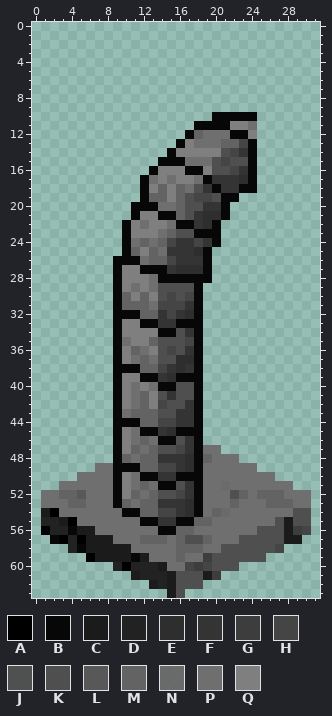
One commit to this pixel-art sprite: robbot-art/door_open_v_l.png. Above is the file before it was changed.
The file is 64x128 pixels, drawn in blocks of 2x2; one block is one cell here. Colours within 5 levels of each other are drawn and written as one.
Palette (. is transparent): A #000000  B #070707  C #1b1b1b  D #222222  E #2f2e2e  F #343434  G #3d3d3d  H #454545  J #4a4a4aef  K #4f4f4f  L #585858  M #636363  N #656565ec  P #6f6f6f  Q #7f7f7f
Pixels before, first column x 1:
10 ...................BBBBB......
11 .................BBBBQQP......
12 ................BMPPPBBQ......
13 ...............BQPPPMMHB......
14 ..............BQQQQQKHFB......
15 .............BBBPPPKHKKB......
16 ............BQQQBBQKKHFB......
17 ...........BPQPQQPBFFFEB......
18 ...........BQMQMPKFBFFBB......
19 ...........BMMQMKHHKBB........
20 ..........BBBPPMKKFFB.........
21 ..........BQQBBMKFEEB.........
22 .........BQPQQPBBFEB..........
23 .........BQQQPMKKBBB..........
24 .........BPMPMHFFHFB..........
25 .........BMQMPFFFEB...........
26 ........BBBPMMHFFFB...........
27 ........BQQBBBFEEEB...........
28 ........BQQQPBBBBBB...........
29 ........BQPQPKKKKB............
30 ........BMQMQKHKHB............
31 ........BMMMPHHHFB............
32 ........BBBMMFHFEB............
33 ........BQQBBFFBBB............
34 ........BQQQQBBKFB............
35 ........BPQQMKKKHB............
36 ........BQMPQKHKFB............
37 ........BQPMPKKEEB............
38 ........BBBMMHFEFB............
39 ........BQQBBFEBBB............
40 ........BQPQPBBKKB............
41 ........BQPMQKFKKB............
42 ........BQPMQHKKFB............
43 ........BPMMMKKFFB............
44 ........BBBMMHHFFB............
45 ........BQPBBFEBBB............
46 ........BQPMPBBKFB............
47 ........BQMPMKKHFBPP..........
48 ........BMPMMFFFEBMPPP........
49 ......PPBBBMMHHFEBPPPPPP......
50 ....PPPPBQPBBFFBBBPPPPPPPP....
51 ..PPPPPPBQPMPBBKFBPPNPPPPPPP..
52 PPMMLPPPBQMPMKKHFBPPPJMPMMMPPP
53 PPPMMPPPBMPMMFFFEBPPPMPPPMMMPP
54 CAPPPPPPPBBMMHHFEBPMNPPPPPPPKK
55 DDCAPPPPPPPBBFFBBMMPPPPPPPKCKK
56 ADDBCCPPPPPPPBBMMPPPPPPPKKKCGH
57 .BADACCCPPPMMMPMKKMPPPKKKKKCC.
58 ...DBCCCCCPPPPPMMMPPKKKKKKH...
59 .....ACCCCBCPPPMPPGKKKKKK.....
60 ........DADDDCPPHGHKKK........
61 ..........CDDDCKKKCG..........
62 ............CDCKKK............
63 ..............CK..............
New version:
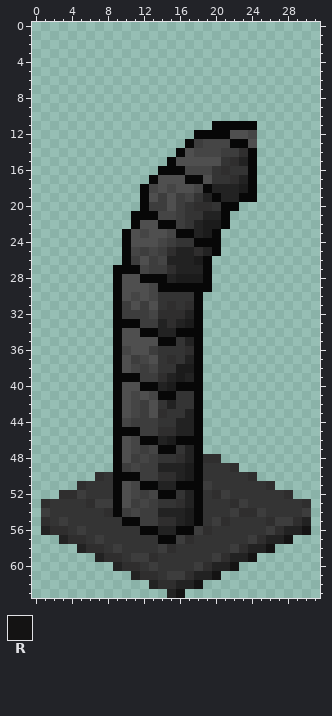
Colours new in this view: R #141313
The exact change:
Changed rows in their new state; - is an unchanged pixel.
first column x 1:
10 -------------------.....------
11 -----------------..--BBB------
12 ----------------.BBBBKKH------
13 ---------------.BGHHHBBK------
14 --------------.BKHHHGGE-------
15 -------------.-KKKK-FED-------
16 ------------.BBBHHHFEF--------
17 -----------.BKKKBBK--ED-------
18 ------------HKHKKHBDDDC-------
19 ------------KGKGHFDBDDBB------
20 ----------.-GGKGFEE--B--------
21 -----------BBHHGF-DD----------
22 ---------.BKKBBGFDCCB---------
23 ----------KHKKHBBDC-----------
24 ----------KKKHG--BB-----------
25 ----------HGHGEDD-DB----------
26 --------.-GKGHDDDC------------
27 ---------BBHGGEDDD------------
28 ---------KKBB-DCCC------------
29 ---------KKKHBBBB-B-----------
30 ---------KHKHFFFF-------------
31 ---------GKGKFEFE-------------
32 ---------GGGHEEED-------------
33 ---------BBGGDEDC-------------
34 ---------KKBBDDBB-------------
35 ---------KKKKBBFD-------------
36 ---------HKKGFFFE-------------
37 ---------KGHKFEFD-------------
38 ---------KHGHF-CC-------------
39 ---------BBGGEDCD-------------
40 ---------KKBBDCBB-------------
41 ---------KHKHBBFF-------------
42 ---------KHGKFDF--------------
43 ---------KHGKEF-D-------------
44 ---------HGGGFFDD-------------
45 ---------BBGGE-DD-------------
46 ---------KHBBDCBB-------------
47 ---------KHGHBBFD-..----------
48 ---------KGHG--ED-EE..--------
49 ------..-GHGGDDDC-FFFE..------
50 ----..EF-BBGGEEDC-FFFFFE..----
51 --..EFFF-KHBBDDBB-GFFFFFFE..--
52 ..EEGFFF-KHGHBBFD-FEGFFFFFFE..
53 EFFFFEGG-KGHG--ED-FFFEGFFFFFFE
54 GFFFFFFEBGHGGDDDC-FFFGEEGFFFFG
55 EFGFFFFFFBBGGEEDCBFGEFFFFEGGED
56 DEEFGFFFFFFBBDDBBGEFFFFFFGEDDR
57 -.DEEFGFFFFFFBBGEFFFFFFGEDDR.-
58 ---.DEEFGFFFFGEFFFFFFGEDDR.---
59 -----.DEEFGGEFFFFFFGEDDR.-----
60 ---------EEFGFFFF-EDDR--------
61 ----------DEEFGGEDDR----------
62 ------------DEEDDR------------
63 --------------DR--------------
Boxes around the changes in both pictures, in picture pixels (x1, y1, x2, y2):
changed: (41, 112, 311, 598)
